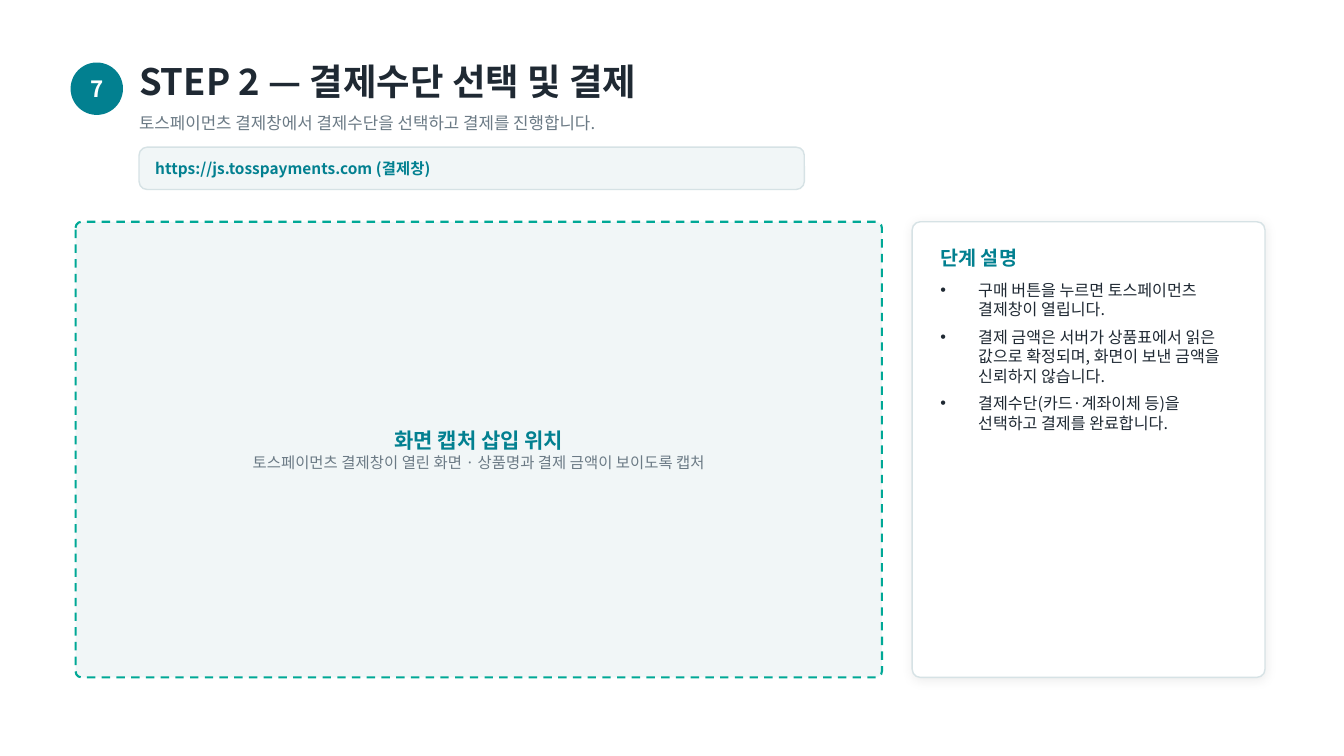
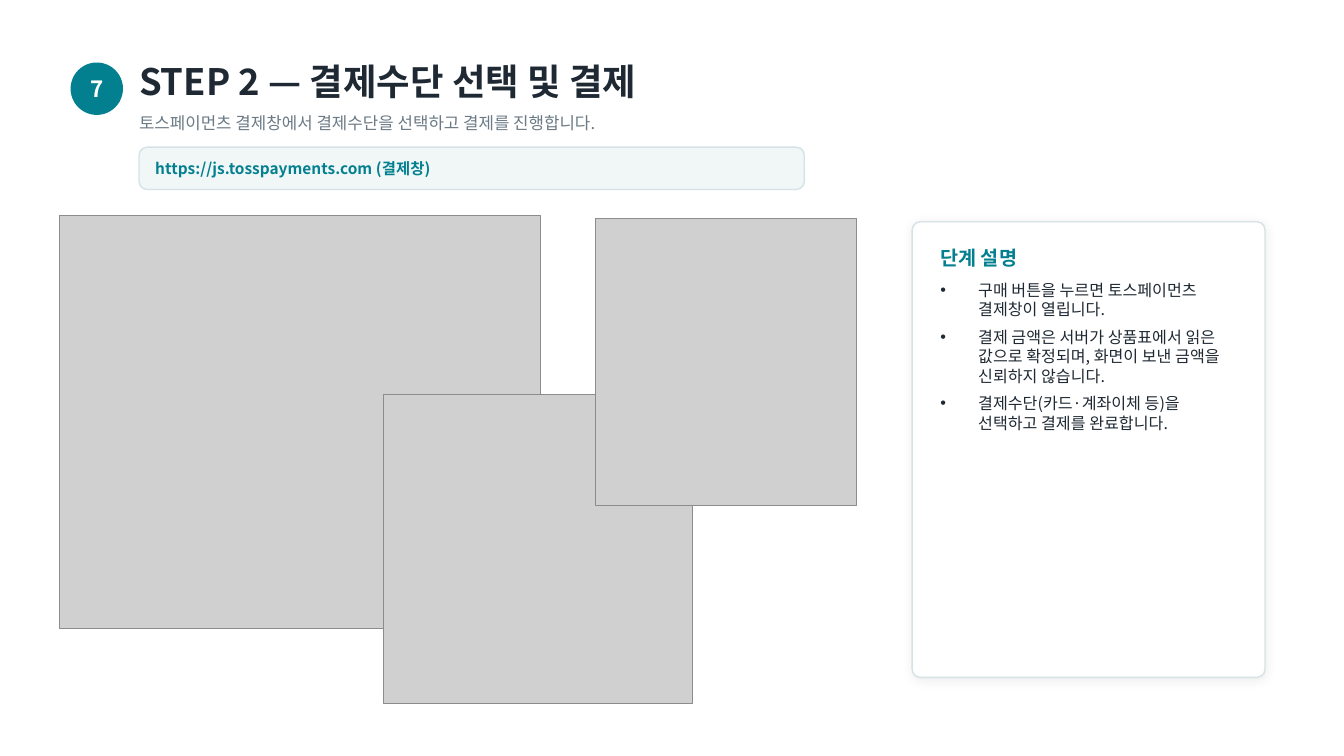
Before and after one commit to whitederrick/naminglink, a slide deck: slide 8 of docs/Naming-Link_결제경로.pptx. Drawn at 1344x756 pixels with LibreOffice and Linux fonts; fonts in the diff are those of the drawing; grey boxes stand for pictures. Boxes give left, top, right and bottom in pixels: in the first picture for what was removed or moved away, otherwise in the second. Text is boxed around its words. In the diff, an @@ line names an element or a change of style, - is before the commit and + after.

```diff
--- a/docs/Naming-Link_결제경로.pptx
+++ b/docs/Naming-Link_결제경로.pptx
@@ picture added at [59, 216, 540, 628] @@
@@ rounded rectangle removed at [76, 222, 882, 678] @@
@@ picture added at [596, 219, 857, 505] @@
@@ picture added at [384, 394, 693, 704] @@
```
Also in this commit, not shown: 7 other slides changed.
